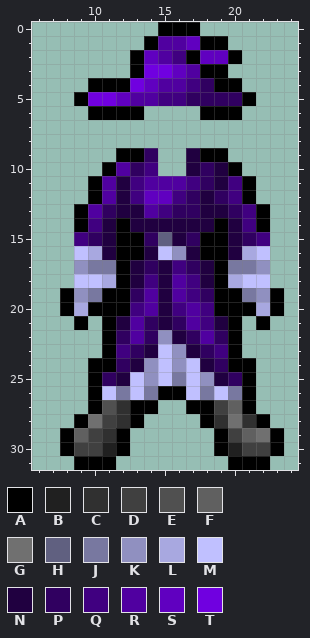
Edited in one commit: pixel-art sprite (pictures/shadow_cloak.png). This is how it looked before the edit.
The file is 32x32 pixels. Shown: x 6..24, y 0..31.
Palette (. is transparent): A #000000  B #202020  C #303030  D #404040  E #505050  F #606060  G #707070  H #606080  J #7878a0  K #9090c0  L #a8a8e0  M #c0c0ff  N #200040  P #300060  Q #400080  R #5000a0  S #6000c0  T #7000e0
Pixels before, first column x 8:
 0 .......AAA......
 1 ......ARRSAA....
 2 .....ASRQASSA...
 3 .....ATTSRAA....
 4 ..AAATSRRQPAA...
 5 .ATTSRRQQPPPPA..
 6 ..AAAA....AAA...
 7 ................
 8 ................
 9 ....AAP..NAA....
10 ...ARPQ..NPNA...
11 ..ARNQRRRQPNQA..
12 ..ARNQSSQPNPQA..
13 .ARPNNRQPPNNPQA.
14 .AQNANNNNNNANQA.
15 .QPNAAPHNPAANPQ.
16 .MLNAANMKNAANLM.
17 .KJJANPNQPNAJJK.
18 .MMLANQNRQNALMM.
19 AKJAAPRNRQPAAJKA
20 ALAAAQRNQRQAAALA
21 .A.ANRPNPRQNA.A.
22 ...APRPKNPRPA...
23 ...AQPNMKNPQA...
24 ..AAPNKMKMNPAA..
25 ..APNMKMJMKNPA..
26 ..AMJMJAAMJMJA..
27 ..AECAA..AADFA..
28 .AGDCA....ACGCA.
29 AFDCA......ADFGA
30 ADDBA......ABDDA
31 .AAA........AAA.
The same view after the edit:
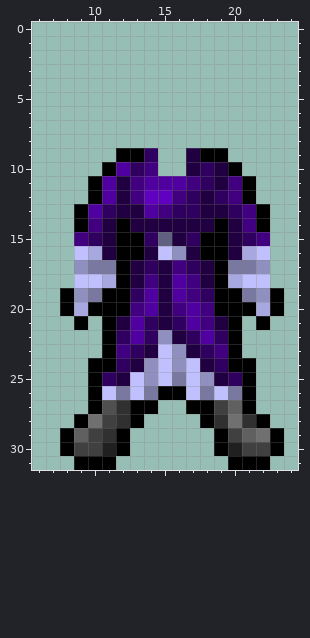
The edit:
y 0: x 15..17 AAA -> ...
y 1: x 14..19 ARRSAA -> ......
y 2: x 13..20 ASRQASSA -> ........
y 3: x 13..19 ATTSRAA -> .......
y 4: x 10..20 AAATSRRQPAA -> ...........
y 5: x 9..21 ATTSRRQQPPPPA -> .............
y 6: x 10..13 AAAA -> ....; x 18..20 AAA -> ...
Changed places in both pictures, as pixel boxes (x1, y1, x2, y2):
erased: (74, 22, 256, 120)
